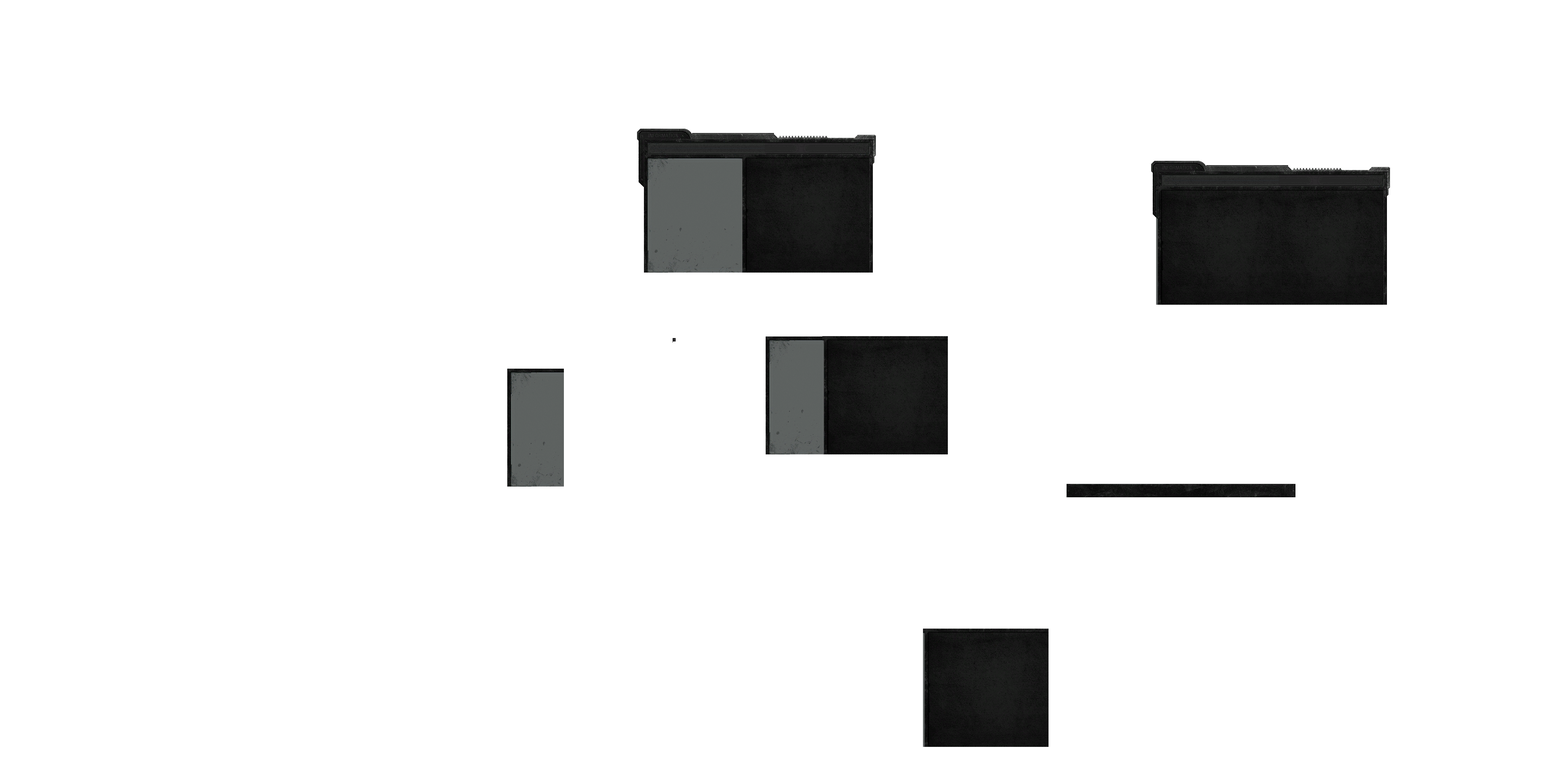
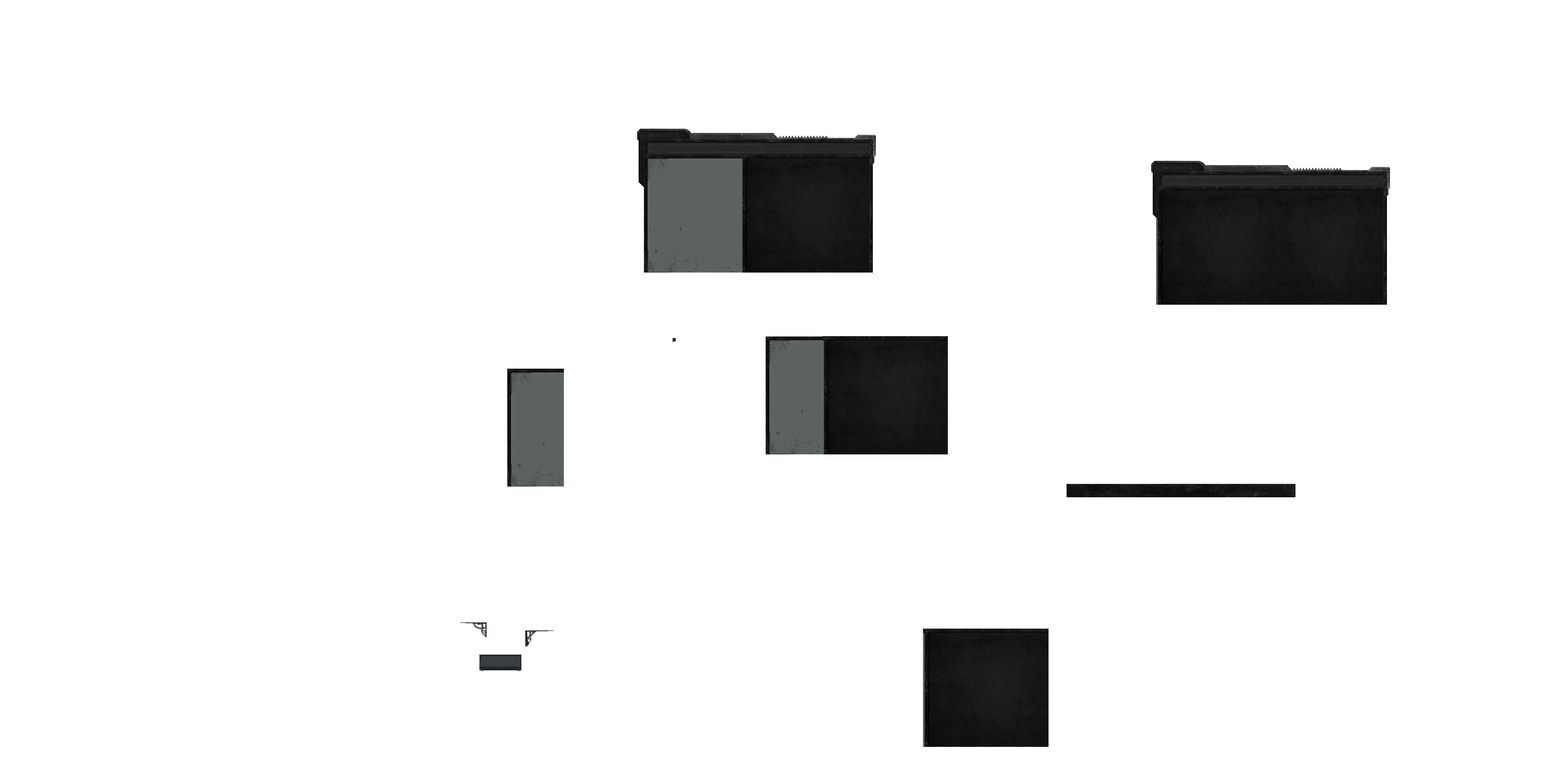
Before/after of a 1568x784 layered artwork. What changed in the layer stack:
added layer "app_tab_l" above "app_tab_r" over <box>459,622,487,638</box>
added layer "app_tab_r" above "app_tab_center" over <box>525,630,554,647</box>
added layer "app_tab_center" above "footer" over <box>478,654,522,672</box>